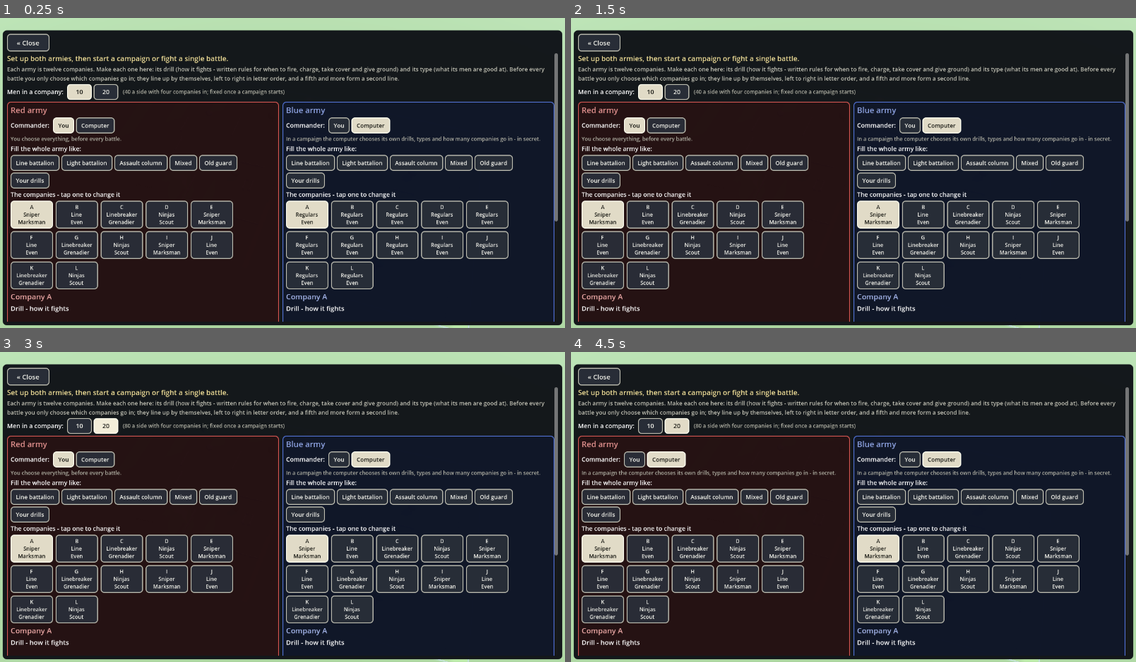
Above: before the commit, frames 1-4 (two rows, left to right).
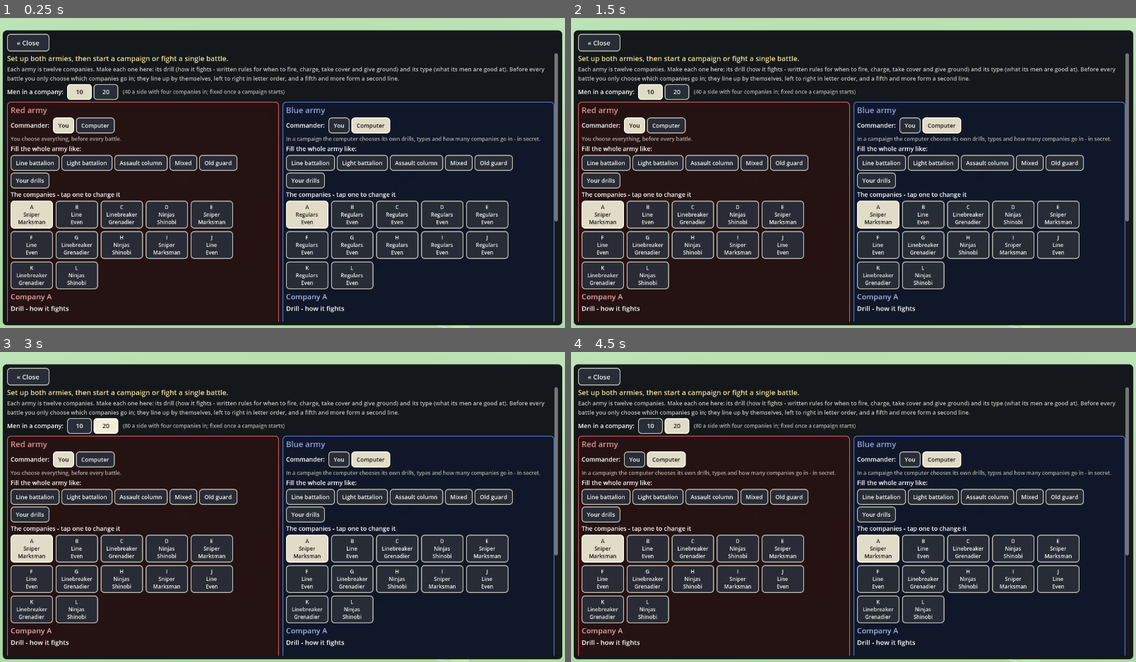
Above: after the commit, the same moments.

Repository: nathandunn/drillbook-bots
Game: Godot game, scene res://scenes/Main.tscn
Two runs of this game, one before a commit and one after it. Both use one fixed random seed, a clock stepped at 60 frames per second and the inputs below.
Inputs:
- Up to frame 1 (0.25 s): no input
- Up to frame 2 (1.5 s): click "Your drills" at 0.5 s; click "Your drills" at 1.25 s
- Up to frame 3 (3 s): click "10" at 2 s; click "20" at 2.75 s
- Up to frame 4 (4.5 s): click "You" at 3.5 s; click "Computer" at 4.25 s

The runs differ from the first frame. In frame 1, less than 0.1% of the frame differs, in the area x 11-32%, y 65-87%; in frame 2, 0.2%, in the area x 11-80%, y 65-87%; in frame 3, 0.2%; in frame 4, 0.2%.

Commit message:
Ninjas and Skirmishers retuned after trials. Ninjas (type Shinobi, new: stealth with the blade): ambush unseen from 25 m, close in under smoke, melt away only at long range - 6-154 became 55-105 against eight drills on five fields. Skirmishers: a pressing skirmish line that gives ground before a charge and comes back - 2-158 became 98-62. tools/batch: tune_gen/tune_an for trying drill variants
Co-Authored-By: Claude Opus 5.5 <noreply@anthropic.com>
Claude-Session: https://claude.ai/code/session_0151CJsskN2V3a8mXPF74qvd

Diff:
--- a/scripts/drill.gd
+++ b/scripts/drill.gd
@@ -192,7 +192,7 @@
 		elif low.begins_with("type "):
 			d.type_name = line.substr(5).strip_edges().capitalize()
 			if not SoldierType.PRESETS.has(d.type_name):
-				d.errors.append("line %d: no such type '%s' (Even, Marksman, Grenadier, Runner, Ironside, Brawler, Scout)" % [ln, d.type_name])
+				d.errors.append("line %d: no such type '%s' (Even, Marksman, Grenadier, Runner, Ironside, Brawler, Scout, Shinobi)" % [ln, d.type_name])
 		elif low.begins_with("dials "):
 			var parts := low.substr(6).split(" ", false)
 			var k := 0
--- a/scripts/hud.gd
+++ b/scripts/hud.gd
@@ -16,7 +16,7 @@
 signal simulate_requested
 
 const PRESET_LIST := ["Regulars", "Skirmishers", "Shock", "Militia", "Veterans", "Balanced", "Random"]
-const TYPE_LIST := ["Even", "Marksman", "Grenadier", "Runner", "Ironside", "Brawler", "Scout", "Random"]
+const TYPE_LIST := ["Even", "Marksman", "Grenadier", "Runner", "Ironside", "Brawler", "Scout", "Shinobi", "Random"]
 const BATCH_N := 10
 
 var manager: MatchManager
--- a/scripts/match_manager.gd
+++ b/scripts/match_manager.gd
@@ -24,7 +24,7 @@
 	"Assault column": [["Regulars", "Even", "Left"], ["Shock", "Grenadier", "Centre-left"], ["Shock", "Grenadier", "Centre-right"], ["Regulars", "Even", "Right"]],
 	"Mixed": [["Skirmishers", "Marksman", "Left"], ["Regulars", "Even", "Centre-left"], ["Regulars", "Even", "Centre-right"], ["Shock", "Grenadier", "Reserve"]],
 	"Old guard": [["Veterans", "Ironside", "Left"], ["Veterans", "Ironside", "Centre-left"], ["Veterans", "Marksman", "Centre-right"], ["Skirmishers", "Marksman", "Right"]],
-	"Your drills": [["Sniper", "Marksman", "Left"], ["Line", "Even", "Centre-left"], ["Linebreaker", "Grenadier", "Centre-right"], ["Ninjas", "Scout", "Right"]],
+	"Your drills": [["Sniper", "Marksman", "Left"], ["Line", "Even", "Centre-left"], ["Linebreaker", "Grenadier", "Centre-right"], ["Ninjas", "Shinobi", "Right"]],
 }
 const BATTALION_HELP := {
 	"Line battalion": "Four companies of regulars shoulder to shoulder across the front",
--- a/scripts/soldier_type.gd
+++ b/scripts/soldier_type.gd
@@ -23,6 +23,7 @@
 	"Ironside":  {"run": 0.18, "melee": 0.22, "accuracy": 0.15, "stamina": 0.45, "stealth": 0.25},
 	"Brawler":   {"run": 0.35, "melee": 0.50, "accuracy": 0.00, "stamina": 0.15, "stealth": 0.25},
 	"Scout":     {"run": 0.32, "melee": 0.20, "accuracy": 0.15, "stamina": 0.13, "stealth": 0.45},
+	"Shinobi":   {"run": 0.25, "melee": 0.42, "accuracy": 0.08, "stamina": 0.10, "stealth": 0.40},
 }
 
 const TYPE_HELP := {
@@ -33,6 +34,7 @@
 	"Ironside": "Never tires; ordinary at everything else",
 	"Brawler": "All bayonet and legs: the best in a melee and quick to get there; can barely shoot",
 	"Scout": "Hard to see and quick: noticed late, above all creeping or in cover; little else",
+	"Shinobi": "Unseen until close, then deadly with the blade; tires fast and can barely shoot",
 }
 
 const CURVE := 0.8
Not shown, changed: tools/batch/drill_types.txt
Not shown, changed: drills/02-skirmishers.drill
Not shown, changed: drills/20-ninjas.drill
Not shown, added: tools/batch/tune_an.py
Not shown, added: tools/batch/tune_gen.py
